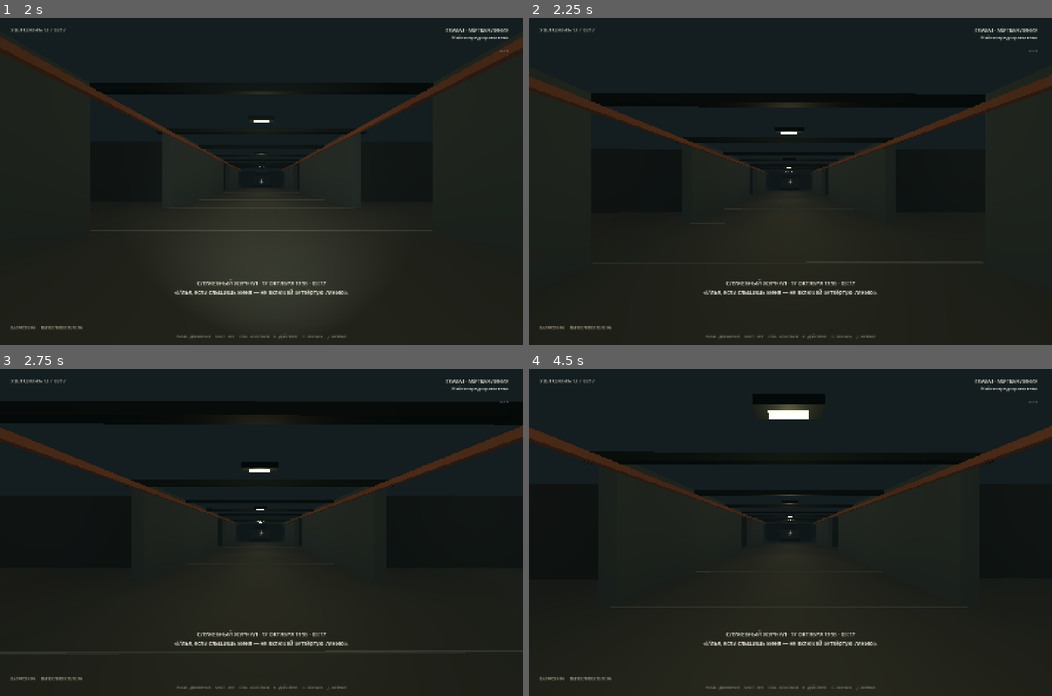
Above: before the commit, frames 1-4 (two rows, left to right).
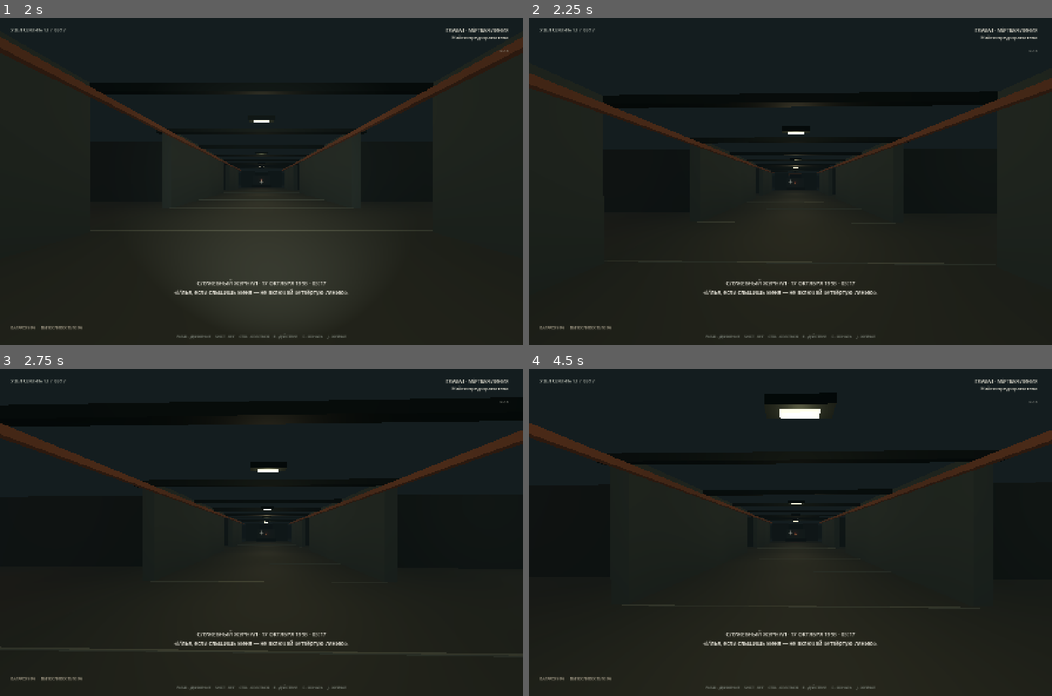
Above: after the commit, the same moments.

Repository: milalulu/night-shift-game
Game: Godot game, scene res://scenes/main.tscn
Two runs of this game, one before a commit and one after it. Both use one fixed random seed, a clock stepped at 60 frames per second and the inputs below.
Inputs (mouse positions are in pixels of both pictures, inside the frame that each line leads up to):
- Up to frame 1 (2 s): click "НАЧАТЬ СМЕНУ" at 0.5 s; tap Enter at 1.25 s; move the mouse to (287, 181) at 1.27 s; hold W (move_forward) from 1.28 s (still down); hold Ctrl (crouch) from 1.28 s (still down)
- Up to frame 2 (2.25 s): keep holding W (move_forward); move the mouse to (764, 181) at 2.02 s; release Ctrl (crouch) at 2.03 s; tap F (flashlight) at 2.1 s
- Up to frame 3 (2.75 s): keep holding W (move_forward)
- Up to frame 4 (4.5 s): move the mouse to (800, 525) at 2.77 s; hold E (interact) 2.78-3.53 s; move the mouse to (785, 539) at 3.52 s; tap J (journal) at 3.6 s; release W (move_forward) at 4.25 s; click "E · ПРОДОЛЖИТЬ" at 4.25 s

Frame 1 is identical in both runs. In frame 2, 1.4% of the frame differs, in the area x 0-100%, y 17-51%; in frame 3, 1.8%; in frame 4, 1.9%, in the area x 0-100%, y 10-73%.

Commit message:
Restore standard mouse turning and fix generator lamp color

Diff:
--- a/native/scripts/main.gd
+++ b/native/scripts/main.gd
@@ -872,9 +872,9 @@
 	sensitivity.min_value = .00005
 	sensitivity.max_value = .0025
 	sensitivity.step = .00005
-	sensitivity.value = player.mouse_sensitivity / .1
+	sensitivity.value = player.mouse_sensitivity
 	sensitivity.custom_minimum_size = Vector2(500,32)
-	sensitivity.value_changed.connect(func(value: float): player.set_mouse_sensitivity(value * .1))
+	sensitivity.value_changed.connect(func(value: float): player.set_mouse_sensitivity(value))
 	menu_content.add_child(_label("ЧУВСТВИТЕЛЬНОСТЬ МЫШИ",10,Color("#a9afa5")))
 	menu_content.add_child(sensitivity)
 	var invert := CheckBox.new()
@@ -1252,8 +1252,9 @@
 			item.visible = false
 		if item.get_meta("kind","") in ["record","tape"] and evidence_ids.has(item_id):
 			item.visible = false
-	if generator_on:
-		generator_lamp.modulate = Color("#83ac83")
+	if generator_on and generator_lamp.material_override is StandardMaterial3D:
+		(generator_lamp.material_override as StandardMaterial3D).albedo_color = Color("#83ac83")
+		(generator_lamp.material_override as StandardMaterial3D).emission = Color("#32683b")
 	if service_gate_open:
 		service_door.position.y = 5.2
 		service_door_collision.disabled = true
--- a/native/scripts/player_controller.gd
+++ b/native/scripts/player_controller.gd
@@ -17,7 +17,7 @@
 var interaction_ray: RayCast3D
 var body_shape: CollisionShape3D
 var current_target: Object
-var mouse_sensitivity := 0.00005
+var mouse_sensitivity := 0.00045
 var invert_x := false
 var pitch := 0.0
 var stamina := 1.0
@@ -62,7 +62,7 @@
 func _load_settings() -> void:
 	var config := ConfigFile.new()
 	if config.load(MOUSE_SETTING_PATH) == OK:
-		mouse_sensitivity = clampf(float(config.get_value("controls", "sensitivity", 0.00025)), 0.00005, 0.0025)
+		mouse_sensitivity = clampf(float(config.get_value("controls", "sensitivity", mouse_sensitivity)), 0.00005, 0.0025)
 		invert_x = bool(config.get_value("controls", "invert_x", false))
 
 func save_settings() -> void:
@@ -72,7 +72,7 @@
 	config.save(MOUSE_SETTING_PATH)
 
 func set_mouse_sensitivity(value: float) -> void:
-	mouse_sensitivity = clampf(value, 0.00005, 0.0025) * 0.1
+	mouse_sensitivity = clampf(value, 0.00005, 0.0025)
 	save_settings()
 
 func set_invert_x(value: bool) -> void:
@@ -144,9 +144,9 @@
 func _physics_process(delta: float) -> void:
 	if controls_enabled and Input.mouse_mode == Input.MOUSE_MODE_CAPTURED and not hidden:
 		# Collect relative mouse deltas and apply a bounded turn rate, avoiding pointer-lock spikes.
-		var yaw_delta := clampf(pending_mouse.x * mouse_sensitivity, -delta * 0.35, delta * 0.35)
-		var pitch_delta := clampf(pending_mouse.y * mouse_sensitivity * 0.22, -delta * 0.18, delta * 0.18)
-		var yaw_sign := -1.0 if invert_x else 1.0
+		var yaw_delta := clampf(pending_mouse.x * mouse_sensitivity, -delta * 1.4, delta * 1.4)
+		var pitch_delta := clampf(pending_mouse.y * mouse_sensitivity * 0.30, -delta * 0.42, delta * 0.42)
+		var yaw_sign := 1.0 if invert_x else -1.0
 		rotation.y += yaw_delta * yaw_sign
 		pitch = clampf(pitch - pitch_delta, -1.12, 1.12)
 		head.rotation.x = pitch
